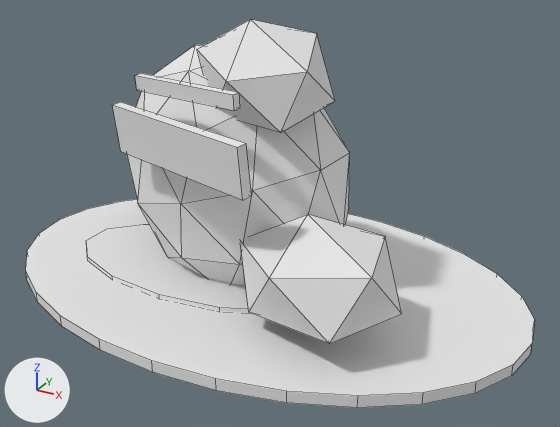
The FBX model SourceAssets/Exports/Props/Giants/BloodAxe/PathMarkers/SM_GIA_BloodAxeCairnPathMarker_A01/SM_GIA_BloodAxeCairnPathMarker_A01_LOD0.fbx, before and after one commit.
One viewpoint serves both versions: a camera (50 mm lens) standing at (190.0, -323.0, 205.0) and looking at (14.0, -3.0, 45.0). Every picture has the same lights, and +X, +Y and +Z are marked at lower left. The picture after the commit comes second. Mesh edges are drawn as thin lines.

Names of what the first picture shows: 'LOD0_PathMarker_AshMudBase', 'LOD0_PathMarker_BloodAxeCloth_HangingRouteBeat', 'LOD0_PathMarker_MudScuff', 'LOD0_PathMarker_RawhideWrap_UnderCap', 'LOD0_PathMarker_Stone_LeaningPrimary', 'LOD0_PathMarker_Stone_OffsetCap', 'LOD0_PathMarker_Stone_SunkFootRight'.
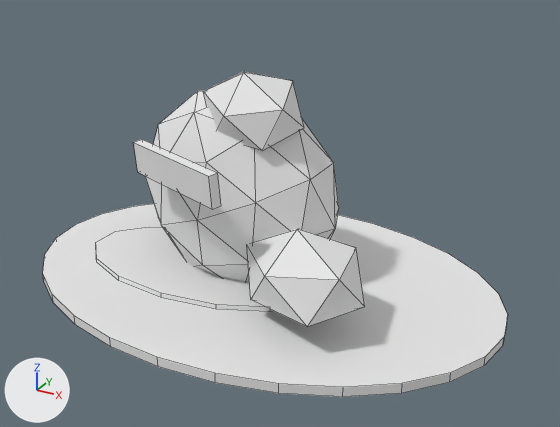
The change, as a list of edits to the scene's bpy script:
```text
Change me_cylinder_084:
    remove me_cylinder_084.from_pydata(...)  # 56 vertices, 30 faces; spans x -145.0..145.0, y -96.0..96.0, z -3.0..3.0
    add me_cylinder_084.from_pydata(...)  # 56 vertices, 30 faces; spans x -132.0..132.0, y -92.0..92.0, z -2.0..2.0
    me_cylinder_084 part 3: the whole mesh is scaled about its middle by (0.91, 0.958, 0.833)
Change me_icosphere_169:
    remove me_icosphere_169.from_pydata(...)  # 42 vertices, 80 faces; spans x -66.1..66.1, y -43.8..43.8, z -67.6..67.6
    add me_icosphere_169.from_pydata(...)  # 42 vertices, 80 faces; spans x -57.4..57.4, y -37.9..37.9, z -57.4..57.4
    me_icosphere_169 part 2: the whole mesh is multiplied about its middle by the matrix ((0.845, -0.026, -0.082), (0.025, 0.863, -0.019), (0.099, 0.018, 0.827))
Change me_cylinder_085:
    remove me_cylinder_085.from_pydata(...)  # 28 vertices, 16 faces; spans x -76.0..76.0, y -40.0..40.0, z -1.0..1.0
    add me_cylinder_085.from_pydata(...)  # 28 vertices, 16 faces; spans x -69.0..69.0, y -39.0..39.0, z -1.0..1.0
    me_cylinder_085 part 1: the whole mesh is scaled about its middle by (0.91, 0.958, 1)
Add me_cube_095:
    me_cube_095.from_pydata([(-29.8, 8.8, -8.2), (-30.2, 7.7, 7.8), (-28.1, 13.5, -7.8), (-28.5, 12.4, 8.2), (28.5, -12.4, -8.2), (28.1, -13.5, 7.8), (30.2, -7.7, -7.8), (29.8, -8.8, 8.2)], [], [(0, 1, 3, 2), (2, 3, 7, 6), (6, 7, 5, 4), (4, 5, 1, 0), (2, 6, 4, 0), (7, 3, 1, 5)])
    me_cube_095.materials.append(mat_m_gia_bloodaxecairnvariants_vertexcolor_a01)  # white #e7e7e7
Remove ob_lod0_pathmarker_rawhidewrap_undercap:
    ob_lod0_pathmarker_rawhidewrap_undercap = bpy.data.objects.new('LOD0_PathMarker_RawhideWrap_UnderCap', me_cube_094)
Remove ob_lod0_pathmarker_bloodaxecloth_hangingroutebeat:
    ob_lod0_pathmarker_bloodaxecloth_hangingroutebeat = bpy.data.objects.new('LOD0_PathMarker_BloodAxeCloth_HangingRouteBeat', me_cube_093)
Remove ob_lod0_pathmarker_stone_offsetcap:
    ob_lod0_pathmarker_stone_offsetcap = bpy.data.objects.new('LOD0_PathMarker_Stone_OffsetCap', me_icosphere_172)
Remove ob_lod0_pathmarker_stone_sunkfootright:
    ob_lod0_pathmarker_stone_sunkfootright = bpy.data.objects.new('LOD0_PathMarker_Stone_SunkFootRight', me_icosphere_171)
Change ob_lod0_pathmarker_stone_leaningprimary:
    ob_lod0_pathmarker_stone_leaningprimary.location: (-17.5, 4.4, 58.0) -> (-15.0, 5.8, 48.0)
Add ob_lod0_pathmarker_stone_trailfootright:
    ob_lod0_pathmarker_stone_trailfootright = bpy.data.objects.new('LOD0_PathMarker_Stone_TrailFootRight', me_icosphere_171_1)  # 12 vertices, 20 faces; spans x -34.4..34.4, y -29.7..29.7, z -22.7..22.7; in mat_m_gia_bloodaxecairnvariants_vertexcolor_a01 (white #e7e7e7)
    ob_lod0_pathmarker_stone_trailfootright.location = (41.7, -31.0, 30.0)
Add ob_lod0_pathmarker_stone_smalldirectioncap:
    ob_lod0_pathmarker_stone_smalldirectioncap = bpy.data.objects.new('LOD0_PathMarker_Stone_SmallDirectionCap', me_icosphere_172_1)  # 12 vertices, 20 faces; spans x -26.9..26.9, y -23.8..23.8, z -19.2..19.2; in mat_m_gia_bloodaxecairnvariants_vertexcolor_a01 (white #e7e7e7)
    ob_lod0_pathmarker_stone_smalldirectioncap.location = (-1.0, -3.9, 98.0)
Add ob_lod0_pathmarker_bloodaxecloth_smalltrailbeat:
    ob_lod0_pathmarker_bloodaxecloth_smalltrailbeat = bpy.data.objects.new('LOD0_PathMarker_BloodAxeCloth_SmallTrailBeat', me_cube_095)
    ob_lod0_pathmarker_bloodaxecloth_smalltrailbeat.location = (-17.9, -47.1, 76.0)
```

Changed parts and their boxes [x1, y1, x2, y2] in the pictures (560 x 427 px):
'LOD0_PathMarker_AshMudBase', rescaled (9% narrower, 8% shorter)
    before: [26, 199, 535, 408]
    after: [43, 204, 508, 397]
'LOD0_PathMarker_Stone_LeaningPrimary', reshaped, moved (13% narrower, 20% shorter)
    before: [127, 45, 350, 285]
    after: [145, 90, 339, 282]
'LOD0_PathMarker_Stone_SunkFootRight', deleted
    before: [241, 214, 402, 344]
'LOD0_PathMarker_Stone_OffsetCap', deleted
    before: [197, 19, 335, 133]
'LOD0_PathMarker_Stone_TrailFootRight', added
    after: [247, 229, 365, 327]
'LOD0_PathMarker_MudScuff', rescaled
    before: [86, 224, 249, 313]
    after: [96, 227, 273, 311]
'LOD0_PathMarker_BloodAxeCloth_HangingRouteBeat', deleted
    before: [112, 102, 251, 200]
'LOD0_PathMarker_Stone_SmallDirectionCap', added
    after: [203, 71, 304, 151]
'LOD0_PathMarker_BloodAxeCloth_SmallTrailBeat', added
    after: [133, 139, 221, 209]
'LOD0_PathMarker_RawhideWrap_UnderCap', deleted
    before: [135, 73, 240, 110]
